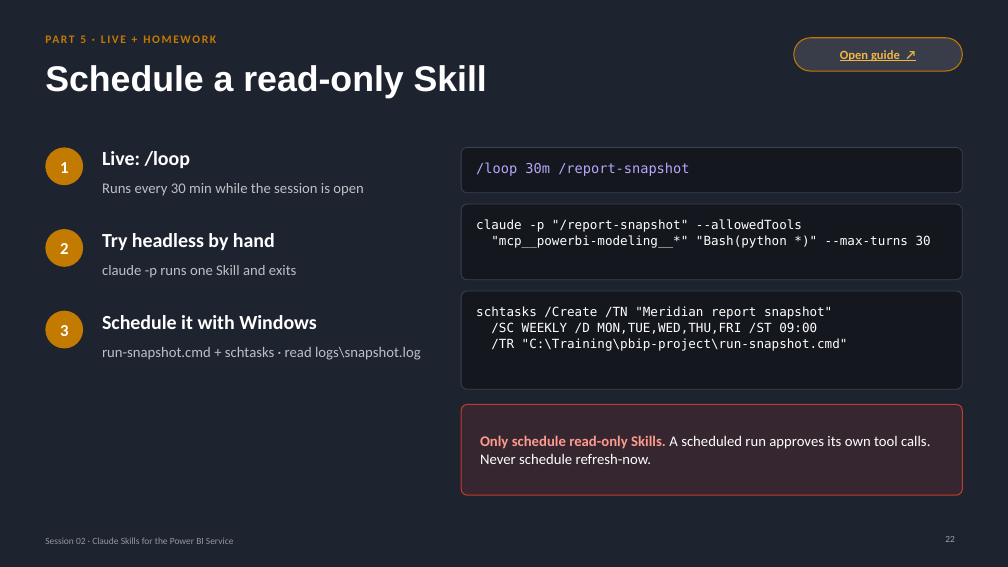
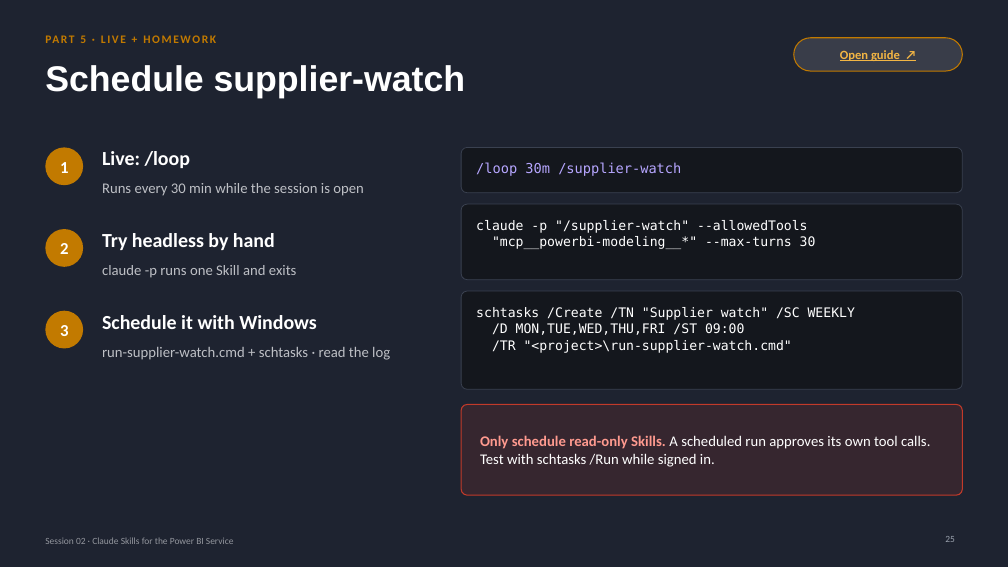
Before and after one commit to kumar98rishav-oss/Claude-AI-Power-BI, a slide deck: slide 25 of session-02/Session02_PowerBI_Service_Paginated_Skills.pptx (slide 22 before the commit). Drawn at 1008x567 pixels with LibreOffice and Linux fonts; fonts in the diff are those of the drawing. Boxes give left, top, right and bottom in pixels: in the first picture for what was removed or moved away, otherwise in the second. Text is boxed around its words. In the diff, an @@ line names an element or a change of style, - is before the commit and + after.

```diff
--- a/session-02/Session02_PowerBI_Service_Paginated_Skills.pptx
+++ b/session-02/Session02_PowerBI_Service_Paginated_Skills.pptx
@@ title at [45,65,465,98]: text changed @@
-Schedule a read-only Skill
+Schedule supplier-watch
@@ text at [476,162,681,176]: text changed @@
-/loop 30m /report-snapshot
+/loop 30m /supplier-watch
@@ text at [476,220,816,249]: text changed; size 12 to 12.5 pt @@
-claude -p "/report-snapshot" --allowedTools
-"mcp__powerbi-modeling__*" "Bash(python *)" --max-turns 30
+claude -p "/supplier-watch" --allowedTools
+"mcp__powerbi-modeling__*" --max-turns 30
@@ text at [476,307,855,353]: text changed; size 12 to 12.5 pt @@
-schtasks /Create /TN "Meridian report snapshot"
-/SC WEEKLY /D MON,TUE,WED,THU,FRI /ST 09:00
-/TR "C:\Training\pbip-project\run-snapshot.cmd"
+schtasks /Create /TN "Supplier watch" /SC WEEKLY
+/D MON,TUE,WED,THU,FRI /ST 09:00
+/TR "<project>\run-supplier-watch.cmd"
@@ text at [102,347,390,360]: text changed @@
-run-snapshot.cmd + schtasks · read logs\snapshot.log
+run-supplier-watch.cmd + schtasks · read the log
@@ text at [480,435,930,467]: text changed @@
-Only schedule read-only Skills. A scheduled run approves its own tool calls. Never schedule refresh-now.
+Only schedule read-only Skills. A scheduled run approves its own tool calls. Test with schtasks /Run while signed in.
```
Also in this commit, not shown: 2 other slides changed, 5 slides added, 2 other files.
